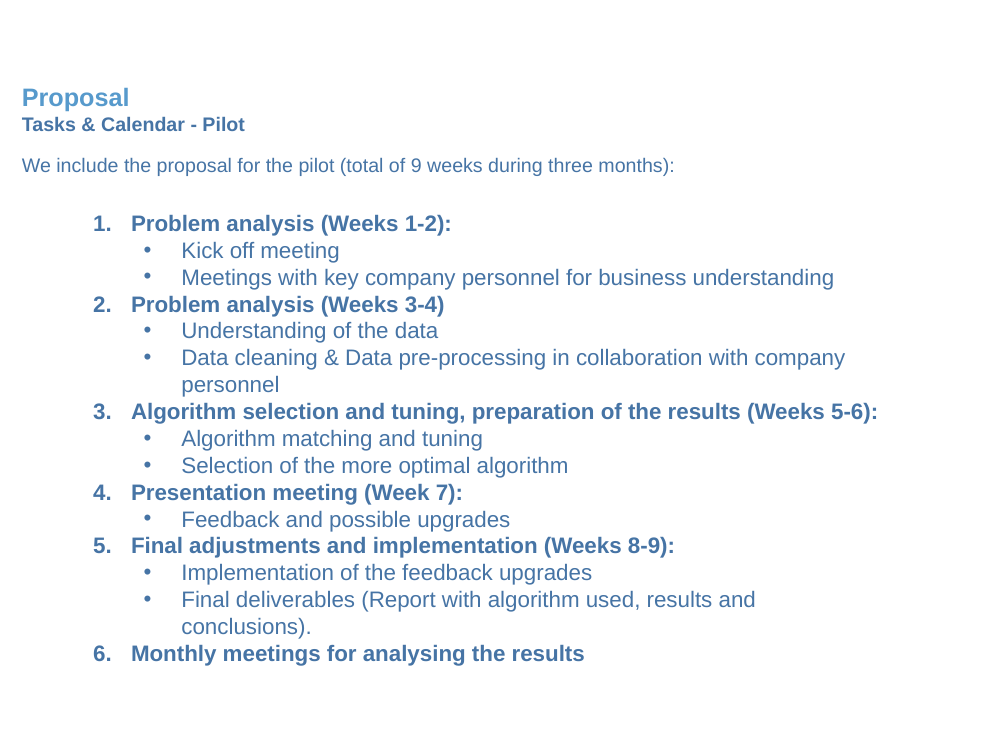
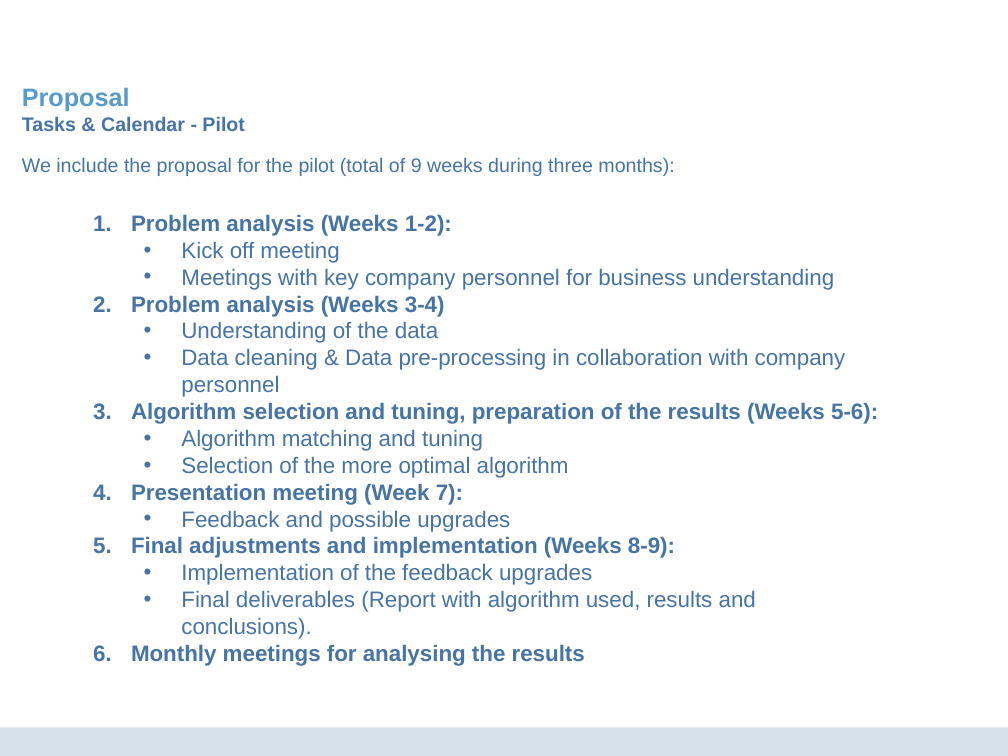
Before and after one commit to DanielMCM/Bakery-Co, a slide deck: slide 13 of 00 Deliverables/Proposal_v2.ppt. Drawn at 1008x756 pixels with LibreOffice and Linux fonts; fonts in the diff are those of the drawing; background and template pictures are left out. Boxes give left, top, right and bottom in pixels: in the first picture for what was removed or moved away, otherwise in the second. Text is boxed around its words. In the diff, an @@ line names an element or a change of style, - is before the commit and + after.

```diff
--- a/00 Deliverables/Proposal_v2.ppt
+++ b/00 Deliverables/Proposal_v2.ppt
@@ rectangle added at box(0, 728, 1008, 756), fill #D5E1EA @@
```
Also in this commit, not shown: 14 other slides changed, 2 other files.
